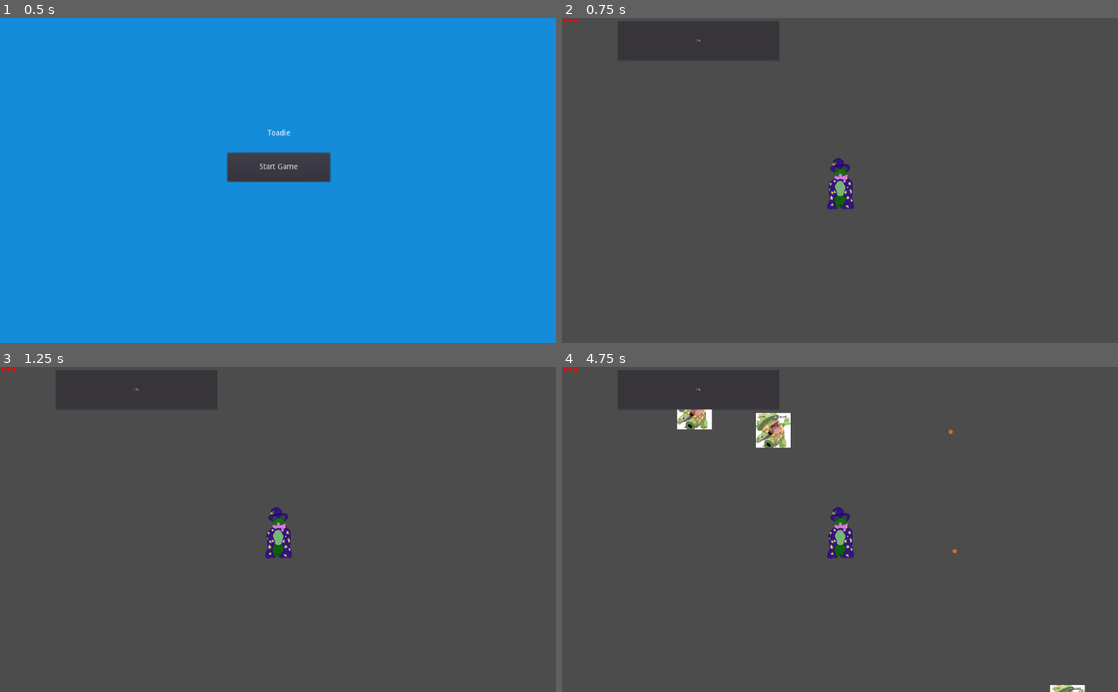
Above: before the commit, frames 1-4 (two rows, left to right).
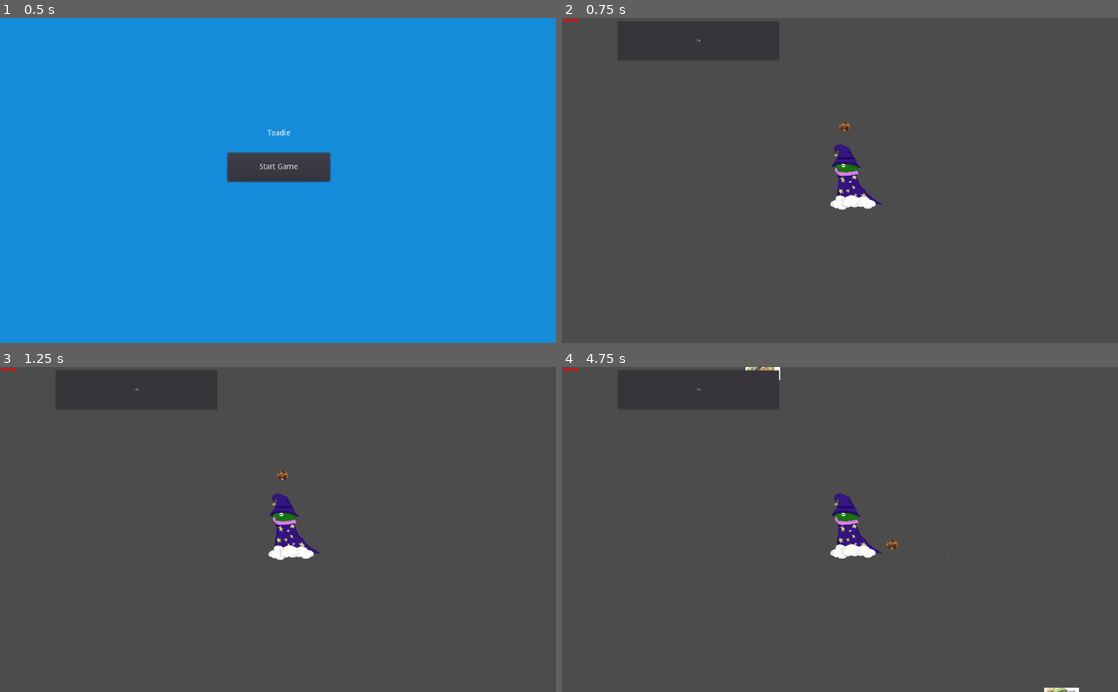
Above: after the commit, the same moments.

Repository: tylercchase/toadie
Game: Godot game, scene res://Scenes/UI/Main Menu.tscn
Same seed, same stepped clock (60 frames per second), same inputs: the game is played once before the commit and once after it.
Inputs (mouse positions are in pixels of both pictures, inside the frame that each line leads up to):
- Up to frame 1 (0.5 s): no input
- Up to frame 2 (0.75 s): click "Start Game" at 0.5 s
- Up to frame 3 (1.25 s): no input
- Up to frame 4 (4.75 s): tap Enter at 1.25 s; move the mouse to (962, 513) at 1.27 s; hold D (right) 1.28-2.03 s; click (962, 513) at 1.35 s; move the mouse to (728, 545) at 2.02 s; hold S (down) 2.03-2.78 s; click (728, 545) at 2.1 s; move the mouse to (895, 458) at 2.77 s; hold D (right) 2.78-3.53 s; click (895, 458) at 2.85 s; move the mouse to (812, 594) at 3.52 s; hold W (up) 3.53-4.28 s; click (812, 594) at 3.6 s; move the mouse to (1006, 578) at 4.27 s; hold A (left) from 4.28 s (still down); click (1006, 578) at 4.35 s

Frame 1 is identical in both runs. In frame 2, 1.0% of the frame differs, in the area x 47-58%, y 32-59%; in frame 3, 1.0%; in frame 4, 2.3%, in the area x 20-95%, y 0-100%.

Commit message:
particles :

Diff:
--- a/Scenes/Enemies/Test.tscn
+++ b/Scenes/Enemies/Test.tscn
@@ -15,7 +15,7 @@
 [node name="Enemy" type="KinematicBody2D"]
 collision_layer = 3
 script = ExtResource( 2 )
-speed = 200.0
+speed = 100.0
 
 [node name="Sprite" type="Sprite" parent="."]
 texture = ExtResource( 1 )
--- a/Scenes/Player.tscn
+++ b/Scenes/Player.tscn
@@ -1,7 +1,19 @@
-[gd_scene load_steps=5 format=2]
+[gd_scene load_steps=10 format=2]
 
-[ext_resource path="res://assets/Main_Toadie.png" type="Texture" id=1]
+[ext_resource path="res://assets/Toadie_Side_Fin.png" type="Texture" id=1]
 [ext_resource path="res://Scripts/Player.gd" type="Script" id=2]
+[ext_resource path="res://assets/todie_death.wav" type="AudioStream" id=3]
+[ext_resource path="res://assets/Toadie Side_3.png" type="Texture" id=4]
+[ext_resource path="res://assets/Toadie Side_2.png" type="Texture" id=5]
+[ext_resource path="res://assets/snek.png" type="Texture" id=6]
+
+[sub_resource type="SpriteFrames" id=3]
+animations = [ {
+"frames": [ ExtResource( 1 ), ExtResource( 4 ), ExtResource( 5 ), ExtResource( 4 ) ],
+"loop": true,
+"name": "default",
+"speed": 5.0
+} ]
 
 [sub_resource type="RectangleShape2D" id=1]
 extents = Vector2( 110, 115 )
@@ -11,12 +23,15 @@
 
 [node name="Player" type="KinematicBody2D"]
 script = ExtResource( 2 )
+speed = 200
 
-[node name="Sprite" type="Sprite" parent="."]
+[node name="Sprite" type="AnimatedSprite" parent="."]
 position = Vector2( 0, -4.76837e-07 )
 rotation = -0.0827195
-scale = Vector2( 0.145333, 0.145333 )
-texture = ExtResource( 1 )
+scale = Vector2( 0.229262, 0.229262 )
+frames = SubResource( 3 )
+frame = 2
+playing = true
 flip_h = true
 
 [node name="CollisionShape2D" type="CollisionShape2D" parent="."]
@@ -25,8 +40,21 @@
 [node name="Weapon" type="Position2D" parent="."]
 position = Vector2( 5, -170 )
 
+[node name="Sprite" type="Sprite" parent="Weapon"]
+scale = Vector2( 0.0845734, 0.0845734 )
+texture = ExtResource( 6 )
+
 [node name="Knockback Area" type="Area2D" parent="."]
 
 [node name="CollisionShape2D" type="CollisionShape2D" parent="Knockback Area"]
 position = Vector2( -2, -1 )
 shape = SubResource( 2 )
+
+[node name="Cooldown" type="Timer" parent="."]
+wait_time = 3.0
+one_shot = true
+
+[node name="death_sound" type="AudioStreamPlayer2D" parent="."]
+stream = ExtResource( 3 )
+
+[connection signal="timeout" from="Cooldown" to="." method="_on_Cooldown_timeout"]
--- a/Scenes/Projectiles/Projectile.tscn
+++ b/Scenes/Projectiles/Projectile.tscn
@@ -1,10 +1,16 @@
-[gd_scene load_steps=4 format=2]
+[gd_scene load_steps=5 format=2]
 
 [ext_resource path="res://assets/fireball.png" type="Texture" id=1]
 [ext_resource path="res://Scripts/Projectile.gd" type="Script" id=2]
 
+[sub_resource type="ParticlesMaterial" id=2]
+flag_disable_z = true
+gravity = Vector3( 0, 98, 0 )
+orbit_velocity = 0.0
+orbit_velocity_random = 0.0
+
 [sub_resource type="CircleShape2D" id=1]
-radius = 8.0
+radius = 48.0104
 
 [node name="Projectile" type="RigidBody2D"]
 collision_layer = 6
@@ -14,15 +20,20 @@
 contact_monitor = true
 script = ExtResource( 2 )
 
+[node name="Particles2D" type="Particles2D" parent="."]
+scale = Vector2( 1.02325, 1.04412 )
+process_material = SubResource( 2 )
+
 [node name="Sprite" type="Sprite" parent="."]
+visible = false
 texture = ExtResource( 1 )
 
 [node name="CollisionShape2D" type="CollisionShape2D" parent="."]
 shape = SubResource( 1 )
+disabled = true
 
 [node name="Timer" type="Timer" parent="."]
 wait_time = 3.0
-autostart = true
 
 [connection signal="body_entered" from="." to="." method="_on_Projectile_body_entered"]
 [connection signal="timeout" from="Timer" to="." method="_on_Timer_timeout"]
--- a/Scenes/World.tscn
+++ b/Scenes/World.tscn
@@ -4,7 +4,7 @@
 [ext_resource path="res://Scenes/UI/UI.tscn" type="PackedScene" id=2]
 [ext_resource path="res://Scenes/Player.tscn" type="PackedScene" id=3]
 [ext_resource path="res://Scripts/EnemySpawner.gd" type="Script" id=4]
-[ext_resource path="res://assets/Toadie_theme.mp3" type="AudioStream" id=5]
+[ext_resource path="res://assets/Toadie_Theme.wav" type="AudioStream" id=5]
 
 [node name="World" type="Node2D"]
 
@@ -18,6 +18,10 @@
 
 [node name="Projectiles" type="Node2D" parent="."]
 
+[node name="audio" type="AudioStreamPlayer" parent="."]
+stream = ExtResource( 5 )
+autoplay = true
+
 [node name="Camera2D" type="Camera2D" parent="."]
 current = true
 zoom = Vector2( 2, 2 )
@@ -29,8 +33,4 @@
 margin_right = -1021.0
 margin_bottom = -598.0
 
-[node name="AudioStreamPlayer" type="AudioStreamPlayer" parent="."]
-stream = ExtResource( 5 )
-autoplay = true
-
 [connection signal="timeout" from="Enemies/Timer" to="Enemies" method="_on_Timer_timeout"]
--- a/Scripts/Player.gd
+++ b/Scripts/Player.gd
@@ -10,8 +10,15 @@
 
 
 onready var projectile = preload("res:///Scenes/Projectiles/Projectile.tscn")
+
+var reserve_spell
+var on_cooldown = false
+
+
 func _ready():
 	Events.connect("enemy_death", self, "process_kill")
+	reserve_spell = projectile.instance()
+	get_node("/root/World/Projectiles").add_child(reserve_spell)
 
 func process_kill(h):
 	current_xp += h * 4 * xp_multiplier
@@ -38,21 +45,28 @@
 	velocity = move_and_slide(velocity)
 
 func _process(delta):
-	if Input.is_action_just_pressed("shoot"):
-		var BULLET = projectile.instance()
-		var pos = get_global_mouse_position() - global_position
-		var angle = atan2(pos.y, pos.x)
-		var position = Vector2(150 * cos(angle), 150 * sin(angle))
-		BULLET.global_position = global_position + position
-		BULLET.rotation_degrees = angle
-		BULLET.apply_impulse(Vector2(), Vector2(400, 0).rotated(angle) )
-		get_node("/root/World/Projectiles").add_child(BULLET)
+	var pos = get_global_mouse_position() - global_position
+	var angle = atan2(pos.y, pos.x)
+	var position = Vector2(200 * cos(angle), 200 * sin(angle))
+	$Weapon.global_position = global_position + position
+	if is_instance_valid(reserve_spell):
+		reserve_spell.global_position = $Weapon.global_position
+		if Input.is_action_just_pressed("shoot") and !on_cooldown:
+			var BULLET = reserve_spell
+			BULLET.rotation_degrees = angle
+#			BULLET.global_position = $Weapon.global_position
+			BULLET.apply_impulse(Vector2(), Vector2(400, 0).rotated(angle))
+			BULLET.start_thing()
+			reserve_spell = null
+			on_cooldown = true
+			$Cooldown.start()
 
 func on_hit(damage: int):
 	print(damage)
 	health -= damage
 	Events.emit_signal("set_health", health)
 	if health <= 0:
+		$death_sound.play()
 		Events.emit_signal("player_death")
 	for body in $"Knockback Area".get_overlapping_bodies():
 		print(body)
@@ -60,3 +74,9 @@
 			var pos = body.global_position - global_position
 			var angle = atan2(pos.y, pos.x)
 			body.test(Vector2(1600, 0).rotated(angle))
+
+func _on_Cooldown_timeout():
+	on_cooldown = false
+	var aaa = projectile.instance()
+	get_node("/root/World/Projectiles").add_child(aaa)
+	reserve_spell = aaa
--- a/Scripts/Projectile.gd
+++ b/Scripts/Projectile.gd
@@ -8,6 +8,9 @@
 		body.on_hit(1)
 	queue_free()
 
+func start_thing():
+	$Timer.start()
+	$CollisionShape2D.disabled = false
 
 func _on_Timer_timeout():
 	queue_free()
Binary file added: assets/Toadie Side_2.png
Not shown, added: assets/Toadie Side_2.png.import
Binary file added: assets/Toadie Side_3.png
Not shown, added: assets/Toadie Side_3.png.import
Binary file added: assets/Toadie_Side_Fin.png
Not shown, added: assets/Toadie_Side_Fin.png.import
Not shown, added: assets/Toadie_Theme.wav.import
Not shown, removed: assets/Toadie_theme.mp3.import
Not shown, added: assets/todie_death.wav.import
Binary file added: assets/triangle.png
Not shown, added: assets/triangle.png.import
Binary file added: assets/triangle_frames.ase
(and 13 more such lines)
